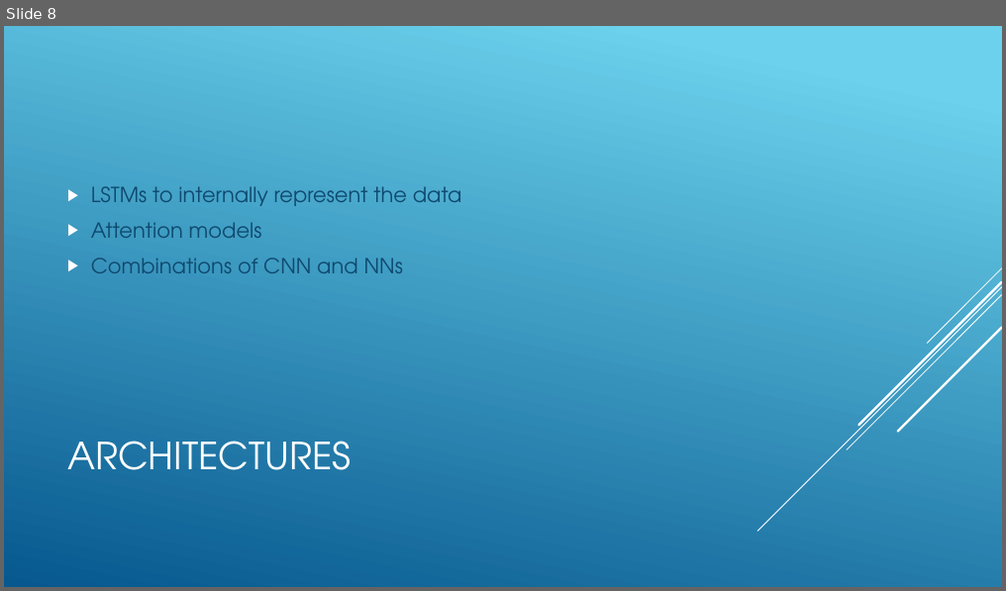
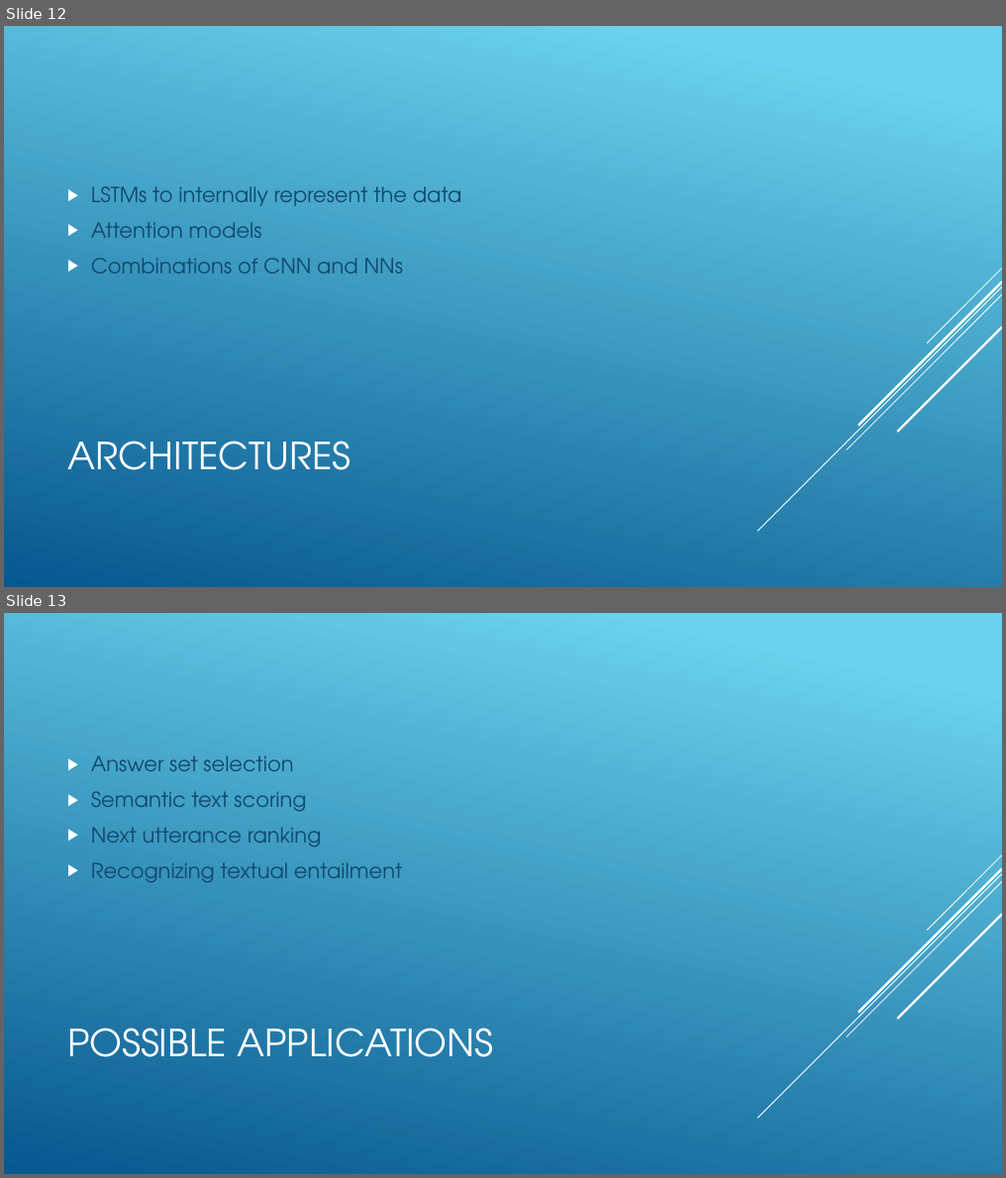
Before and after one commit to cpluspluscrowe/ResearchDirectionsTermPaper, a slide deck: Monthly Update.pptx. Shown one above the other, each under a label of ours: slide 8 before the commit, slides 12 and 13 after it. The pictures are 1006x591 and 1006x1178 pixels, drawn with LibreOffice and Linux fonts; fonts in the diff are those of the drawing. Boxes give left, top, right and bottom in pixels: in the first picture for what was removed or moved away, otherwise in the second. Text is boxed around its words. In the diff, an @@ line names an element or a change of style, - is before the commit and + after.

```diff
--- a/Monthly Update.pptx
+++ b/Monthly Update.pptx
@@ slide 13 added at box(4, 613, 1002, 1174), background gradient #6ED2EB to #06588E; not listed: 5 template elements that a slide beside it also shows @@
@@ text added at box(91, 756, 402, 882), 20 pt, text #0F496F @@
+▶ Answer set selection
+▶ Semantic text scoring
+▶ Next utterance ranking
+▶ Recognizing textual entailment
@@ title added at box(67, 1028, 493, 1058), 36 pt, text #FFFFFF @@
+POSSIBLE APPLICATIONS
@@ what was slide 8 is now slide 12 @@
```
Also in this commit, not shown: 2 slides changed, 4 other slides added, 1 slide removed.
